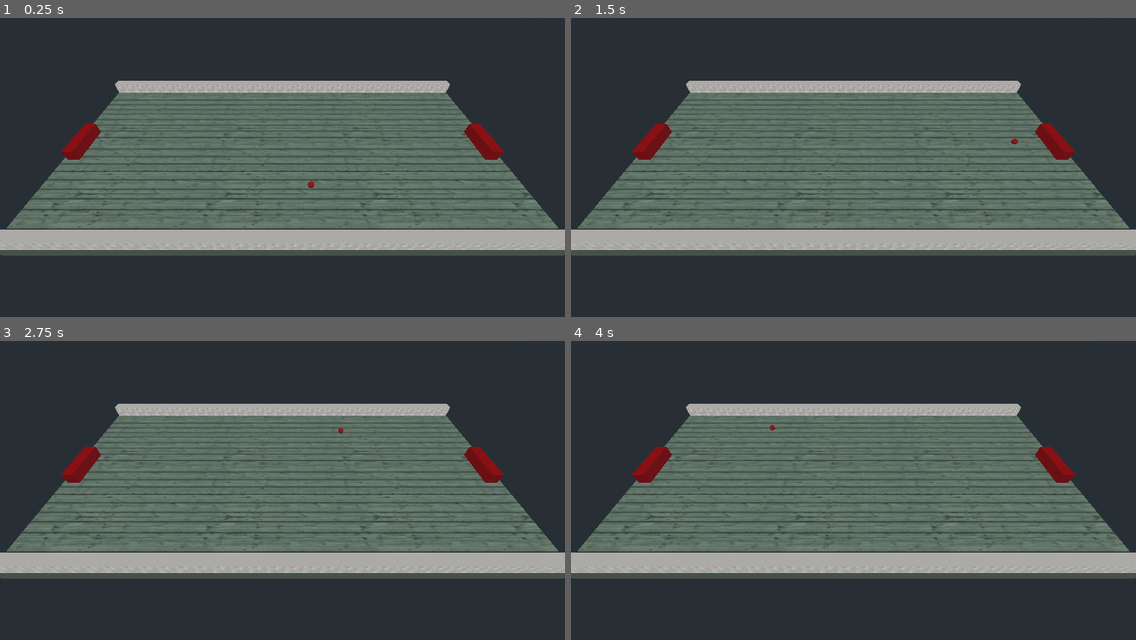
Above: before the commit, frames 1-4 (two rows, left to right).
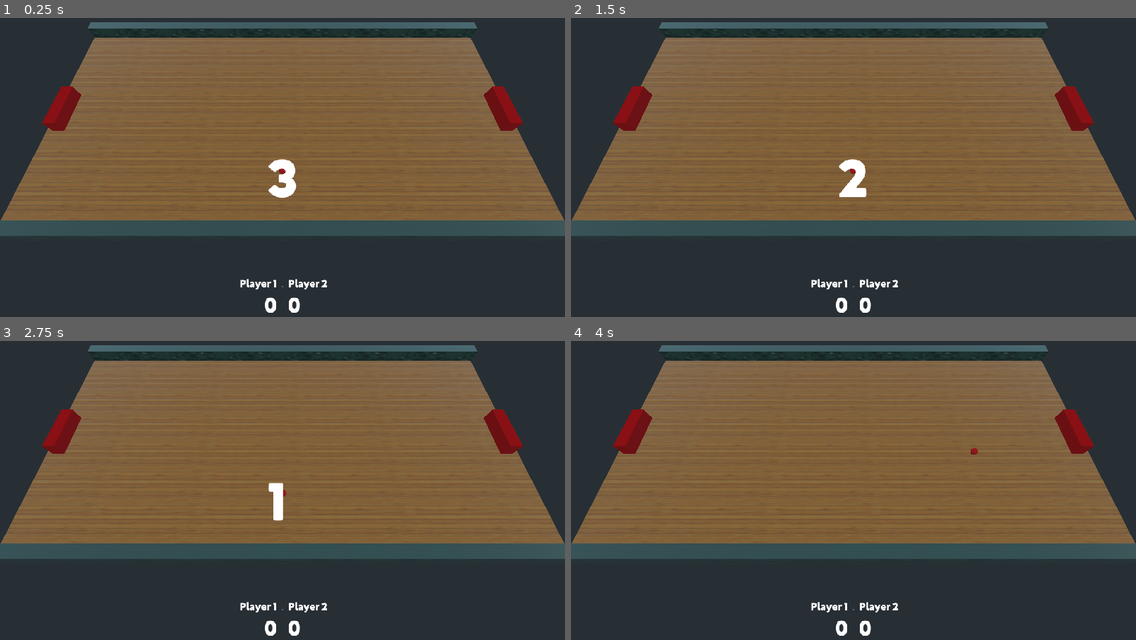
Above: after the commit, the same moments.

Repository: skarjalainen/godot-pong3d
Game: Godot game, scene res://src/Root.tscn
Two runs of this game, one before a commit and one after it. Both use one fixed random seed, a clock stepped at 60 frames per second and the inputs below.
Inputs:
- Up to frame 1 (0.25 s): no input
- Up to frame 2 (1.5 s): tap Enter at 0.5 s; tap Space at 1.25 s
- Up to frame 3 (2.75 s): no input
- Up to frame 4 (4 s): tap Enter at 2.75 s; tap Space at 3.5 s

The runs differ from the first frame. In frame 1, 65% of the frame differs, in the area x 0-100%, y 1-99%; in frame 2, 65%; in frame 3, 65%; in frame 4, 65%.

Commit message:
Add textures, HUD, start counter

Diff:
--- a/project.godot
+++ b/project.godot
@@ -12,7 +12,7 @@
 "base": "KinematicBody",
 "class": "Player",
 "language": "GDScript",
-"path": "res://src/Players/Player.gd"
+"path": "res://src/Actors/Player.gd"
 } ]
 _global_script_class_icons={
 "Player": ""
@@ -23,6 +23,10 @@
 config/name="Pong3D"
 run/main_scene="res://src/Root.tscn"
 config/icon="res://icon.png"
+
+[gui]
+
+theme/custom="res://res/themes/main.tres"
 
 [input]
 
--- /dev/null
+++ b/res/fonts/Neufreit-ExtraBold.tres
@@ -0,0 +1,6 @@
+[gd_resource type="DynamicFont" load_steps=2 format=2]
+
+[ext_resource path="res://res/fonts/Neufreit-ExtraBold.otf" type="DynamicFontData" id=1]
+
+[resource]
+font_data = ExtResource( 1 )
--- a/res/materials/visual/wall.tres
+++ b/res/materials/visual/wall.tres
@@ -1,8 +1,5 @@
-[gd_resource type="SpatialMaterial" load_steps=2 format=2]
-
-[ext_resource path="res://res/images/RockWall.jpg" type="Texture" id=1]
+[gd_resource type="SpatialMaterial" format=2]
 
 [resource]
 flags_unshaded = true
-albedo_texture = ExtResource( 1 )
 uv1_scale = Vector3( 100, 2, 1 )
--- /dev/null
+++ b/res/themes/main.tres
@@ -0,0 +1,6 @@
+[gd_resource type="Theme" load_steps=2 format=2]
+
+[ext_resource path="res://res/fonts/Neufreit-ExtraBold.tres" type="DynamicFont" id=1]
+
+[resource]
+default_font = ExtResource( 1 )
--- /dev/null
+++ b/src/Actors/Ball.tscn
@@ -0,0 +1,35 @@
+[gd_scene load_steps=7 format=2]
+
+[ext_resource path="res://src/Actors/Ball.gd" type="Script" id=1]
+
+
+[sub_resource type="PhysicsMaterial" id=5]
+friction = 0.0
+bounce = 1.0
+
+[sub_resource type="SphereShape" id=6]
+radius = 0.25
+
+[sub_resource type="SphereMesh" id=7]
+
+[sub_resource type="Skin" id=8]
+
+[sub_resource type="SpatialMaterial" id=9]
+albedo_color = Color( 0.921569, 0.0784314, 0.0784314, 1 )
+
+[node name="Ball" type="RigidBody"]
+transform = Transform( 1, 0, 0, 0, 1, 0, 0, 0, 1, 6, 1, 0 )
+mass = 91.8367
+physics_material_override = SubResource( 5 )
+linear_velocity = Vector3( -4, 0, -10 )
+linear_damp = 0.0
+script = ExtResource( 1 )
+
+[node name="CollisionShape" type="CollisionShape" parent="."]
+shape = SubResource( 6 )
+
+[node name="MeshInstance" type="MeshInstance" parent="."]
+transform = Transform( 0.278657, 0, 0, 0, 0.278657, 0, 0, 0, 0.278657, 0, 0, 0 )
+mesh = SubResource( 7 )
+skin = SubResource( 8 )
+material/0 = SubResource( 9 )
--- a/src/Players/Player.tscn
+++ b/src/Actors/Player.tscn
@@ -1,6 +1,7 @@
 [gd_scene load_steps=5 format=2]
 
-[ext_resource path="res://src/Players/Player.gd" type="Script" id=1]
+[ext_resource path="res://src/Actors/Player.gd" type="Script" id=1]
+
 
 [sub_resource type="BoxShape" id=1]
 extents = Vector3( 2, 0.5, 0.5 )
--- /dev/null
+++ b/src/Elements/Floor.tscn
@@ -0,0 +1,47 @@
+[gd_scene load_steps=10 format=2]
+
+[ext_resource path="res://res/textures/wood_normal.png" type="Texture" id=1]
+[ext_resource path="res://res/textures/wood_roughness.png" type="Texture" id=2]
+[ext_resource path="res://res/textures/wood_height.png" type="Texture" id=3]
+[ext_resource path="res://res/textures/wood_baseColor.png" type="Texture" id=4]
+[ext_resource path="res://res/textures/wood_ambientOcclusion.png" type="Texture" id=5]
+
+[sub_resource type="PhysicsMaterial" id=1]
+friction = 0.0
+
+[sub_resource type="BoxShape" id=2]
+extents = Vector3( 10, 0.5, 20 )
+
+[sub_resource type="SpatialMaterial" id=3]
+albedo_color = Color( 1, 0.815686, 0.501961, 1 )
+albedo_texture = ExtResource( 4 )
+roughness_texture = ExtResource( 2 )
+normal_enabled = true
+normal_scale = 1.0
+normal_texture = ExtResource( 1 )
+ao_enabled = true
+ao_light_affect = 0.0
+ao_texture = ExtResource( 5 )
+ao_on_uv2 = false
+ao_texture_channel = 0
+depth_enabled = true
+depth_scale = 0.05
+depth_deep_parallax = false
+depth_flip_tangent = false
+depth_flip_binormal = false
+depth_texture = ExtResource( 3 )
+uv1_scale = Vector3( 20, 10, 0 )
+
+[sub_resource type="CubeMesh" id=4]
+material = SubResource( 3 )
+size = Vector3( 20, 1, 40 )
+
+[node name="Floor" type="StaticBody"]
+physics_material_override = SubResource( 1 )
+
+[node name="CollisionShape" type="CollisionShape" parent="."]
+shape = SubResource( 2 )
+
+[node name="MeshInstance" type="MeshInstance" parent="."]
+mesh = SubResource( 4 )
+material/0 = null
--- /dev/null
+++ b/src/Elements/Wall.tscn
@@ -0,0 +1,27 @@
+[gd_scene load_steps=7 format=2]
+
+[ext_resource path="res://res/textures/Marble 13_baseColor.jpeg" type="Texture" id=1]
+[ext_resource path="res://res/textures/Marble 13_roughness.jpeg" type="Texture" id=2]
+[ext_resource path="res://res/materials/physics/bounce.tres" type="PhysicsMaterial" id=3]
+
+[sub_resource type="BoxShape" id=1]
+extents = Vector3( 0.5, 0.5, 20 )
+
+[sub_resource type="SpatialMaterial" id=2]
+albedo_texture = ExtResource( 1 )
+roughness_texture = ExtResource( 2 )
+uv1_scale = Vector3( 20, 1, 1 )
+
+[sub_resource type="CubeMesh" id=3]
+material = SubResource( 2 )
+size = Vector3( 1, 2, 40 )
+
+[node name="Wall2" type="StaticBody"]
+physics_material_override = ExtResource( 3 )
+
+[node name="CollisionShape" type="CollisionShape" parent="."]
+shape = SubResource( 1 )
+
+[node name="MeshInstance" type="MeshInstance" parent="."]
+mesh = SubResource( 3 )
+material/0 = null
--- /dev/null
+++ b/src/Levels/Level1.tscn
@@ -0,0 +1,36 @@
+[gd_scene load_steps=7 format=2]
+
+[ext_resource path="res://src/Elements/Wall.tscn" type="PackedScene" id=4]
+[ext_resource path="res://src/Actors/Ball.tscn" type="PackedScene" id=5]
+[ext_resource path="res://src/Actors/Player.tscn" type="PackedScene" id=6]
+[ext_resource path="res://src/Elements/Floor.tscn" type="PackedScene" id=7]
+
+[sub_resource type="PhysicsMaterial" id=1]
+friction = 0.0
+
+[sub_resource type="PhysicsMaterial" id=2]
+friction = 0.0
+bounce = 1.0
+
+[node name="Level1" type="Spatial"]
+
+[node name="Boundaries" type="Spatial" parent="."]
+
+[node name="Wall1" parent="Boundaries" instance=ExtResource( 4 )]
+transform = Transform( 1, 0, 0, 0, 1, 0, 0, 0, 1, -10.5, 0.5, 0 )
+
+[node name="Wall2" parent="Boundaries" instance=ExtResource( 4 )]
+transform = Transform( 1, 0, 0, 0, 1, 0, 0, 0, 1, 10.5, 0.5, 0 )
+
+[node name="Floor" parent="Boundaries" instance=ExtResource( 7 )]
+physics_material_override = SubResource( 1 )
+
+[node name="Ball" parent="." instance=ExtResource( 5 )]
+physics_material_override = SubResource( 2 )
+
+[node name="Player1" parent="." instance=ExtResource( 6 )]
+transform = Transform( 1, 0, 0, 0, 1, 0, 0, 0, 1, 0, 1, 19 )
+
+[node name="Player2" parent="." instance=ExtResource( 6 )]
+transform = Transform( 1, 0, 0, 0, 1, 0, 0, 0, 1, 0, 1, -19 )
+player_id = "p2"
--- a/src/Root.tscn
+++ b/src/Root.tscn
@@ -1,109 +1,133 @@
-[gd_scene load_steps=17 format=2]
+[gd_scene load_steps=10 format=2]
 
-[ext_resource path="res://res/materials/visual/wall.tres" type="Material" id=1]
-[ext_resource path="res://res/materials/physics/bounce.tres" type="PhysicsMaterial" id=2]
-[ext_resource path="res://src/Players/Player.tscn" type="PackedScene" id=3]
-[ext_resource path="res://src/Ball.gd" type="Script" id=4]
-[ext_resource path="res://res/images/WoodPlanks.jpg" type="Texture" id=5]
+[ext_resource path="res://src/Levels/Level1.tscn" type="PackedScene" id=1]
+[ext_resource path="res://src/UI/StartCounter.gd" type="Script" id=2]
+[ext_resource path="res://res/themes/main.tres" type="Theme" id=3]
+[ext_resource path="res://res/fonts/Neufreit-ExtraBold.otf" type="DynamicFontData" id=4]
 
-[sub_resource type="BoxShape" id=1]
-extents = Vector3( 0.5, 0.5, 20 )
+[sub_resource type="DynamicFont" id=4]
+size = 100
+font_data = ExtResource( 4 )
 
-[sub_resource type="CubeMesh" id=2]
-material = ExtResource( 1 )
-size = Vector3( 1, 1, 40 )
+[sub_resource type="DynamicFont" id=1]
+size = 20
+font_data = ExtResource( 4 )
 
-[sub_resource type="PhysicsMaterial" id=3]
-friction = 0.0
+[sub_resource type="DynamicFont" id=5]
+size = 40
+font_data = ExtResource( 4 )
 
-[sub_resource type="BoxShape" id=4]
-extents = Vector3( 20, 0.5, 10 )
+[sub_resource type="DynamicFont" id=2]
+size = 20
+font_data = ExtResource( 4 )
 
-[sub_resource type="SpatialMaterial" id=12]
-albedo_color = Color( 0.847059, 0.823529, 0.729412, 1 )
-albedo_texture = ExtResource( 5 )
-uv1_scale = Vector3( 10, 5, 0 )
-
-[sub_resource type="CubeMesh" id=5]
-material = SubResource( 12 )
-size = Vector3( 40, 1, 21 )
-
-[sub_resource type="PhysicsMaterial" id=7]
-friction = 0.0
-bounce = 1.0
-
-[sub_resource type="SphereShape" id=8]
-radius = 0.25
-
-[sub_resource type="SphereMesh" id=9]
-
-[sub_resource type="Skin" id=10]
-
-[sub_resource type="SpatialMaterial" id=11]
-albedo_color = Color( 0.921569, 0.0784314, 0.0784314, 1 )
+[sub_resource type="DynamicFont" id=3]
+size = 40
+font_data = ExtResource( 4 )
 
 [node name="Root" type="Spatial"]
 
-[node name="Level" type="Spatial" parent="."]
-
-[node name="Boundaries" type="Spatial" parent="Level"]
-
-[node name="Wall1" type="StaticBody" parent="Level/Boundaries"]
-transform = Transform( 1, 0, 0, 0, 1, 0, 0, 0, 1, -10, 1, 0 )
-physics_material_override = ExtResource( 2 )
-
-[node name="CollisionShape" type="CollisionShape" parent="Level/Boundaries/Wall1"]
-shape = SubResource( 1 )
-
-[node name="MeshInstance" type="MeshInstance" parent="Level/Boundaries/Wall1"]
-mesh = SubResource( 2 )
-material/0 = ExtResource( 1 )
-
-[node name="Wall2" type="StaticBody" parent="Level/Boundaries"]
-transform = Transform( 1, 0, 0, 0, 1, 0, 0, 0, 1, 10, 1, 0 )
-physics_material_override = ExtResource( 2 )
-
-[node name="CollisionShape" type="CollisionShape" parent="Level/Boundaries/Wall2"]
-shape = SubResource( 1 )
-
-[node name="MeshInstance" type="MeshInstance" parent="Level/Boundaries/Wall2"]
-mesh = SubResource( 2 )
-material/0 = null
-
-[node name="Floor" type="StaticBody" parent="Level/Boundaries"]
-transform = Transform( -1.62921e-07, 0, 1, 0, 1, 0, -1, 0, -1.62921e-07, 0, 0, 0 )
-physics_material_override = SubResource( 3 )
-
-[node name="CollisionShape" type="CollisionShape" parent="Level/Boundaries/Floor"]
-shape = SubResource( 4 )
-
-[node name="MeshInstance" type="MeshInstance" parent="Level/Boundaries/Floor"]
-mesh = SubResource( 5 )
-material/0 = null
-
-[node name="Ball" type="RigidBody" parent="Level"]
-transform = Transform( 1, 0, 0, 0, 1, 0, 0, 0, 1, 6, 1, 0 )
-mass = 91.8367
-physics_material_override = SubResource( 7 )
-linear_velocity = Vector3( -4, 0, -10 )
-linear_damp = 0.0
-script = ExtResource( 4 )
-
-[node name="CollisionShape" type="CollisionShape" parent="Level/Ball"]
-shape = SubResource( 8 )
-
-[node name="MeshInstance" type="MeshInstance" parent="Level/Ball"]
-transform = Transform( 0.278657, 0, 0, 0, 0.278657, 0, 0, 0, 0.278657, 0, 0, 0 )
-mesh = SubResource( 9 )
-skin = SubResource( 10 )
-material/0 = SubResource( 11 )
-
-[node name="Player1" parent="Level" instance=ExtResource( 3 )]
-transform = Transform( 1, 0, 0, 0, 1, 0, 0, 0, 1, 0, 1, 19 )
-
-[node name="Player2" parent="Level" instance=ExtResource( 3 )]
-transform = Transform( 1, 0, 0, 0, 1, 0, 0, 0, 1, 0, 1, -19 )
-player_id = "p2"
+[node name="Level1" parent="." instance=ExtResource( 1 )]
 
 [node name="Camera" type="Camera" parent="."]
-transform = Transform( -1.62921e-07, -0.766045, 0.642788, 0, 0.642788, 0.766045, -1, 1.24805e-07, -1.04723e-07, 17, 16, 0 )
+transform = Transform( -1.62921e-07, -0.906308, 0.422618, 0, 0.422618, 0.906308, -1, 1.47656e-07, -6.88533e-08, 14, 17, 0 )
+
+[node name="UI" type="Control" parent="."]
+anchor_right = 1.0
+anchor_bottom = 1.0
+theme = ExtResource( 3 )
+__meta__ = {
+"_edit_use_anchors_": false
+}
+
+[node name="StartCounter" type="MarginContainer" parent="UI"]
+pause_mode = 2
+anchor_left = 0.5
+anchor_top = 0.5
+anchor_right = 0.5
+anchor_bottom = 0.5
+margin_left = -27.5
+margin_top = -58.0
+margin_right = 27.5
+margin_bottom = 58.0
+script = ExtResource( 2 )
+__meta__ = {
+"_edit_use_anchors_": false
+}
+
+[node name="Value" type="Label" parent="UI/StartCounter"]
+margin_right = 55.0
+margin_bottom = 116.0
+custom_fonts/font = SubResource( 4 )
+text = "3"
+
+[node name="Timer" type="Timer" parent="UI/StartCounter"]
+
+[node name="HUD" type="MarginContainer" parent="UI"]
+anchor_top = 1.0
+anchor_right = 1.0
+anchor_bottom = 1.0
+margin_top = -138.0
+custom_constants/margin_right = 20
+custom_constants/margin_top = 20
+custom_constants/margin_left = 20
+custom_constants/margin_bottom = 20
+__meta__ = {
+"_edit_use_anchors_": false
+}
+
+[node name="ScoreContainer" type="HBoxContainer" parent="UI/HUD"]
+margin_left = 20.0
+margin_top = 20.0
+margin_right = 1004.0
+margin_bottom = 118.0
+custom_constants/separation = 20
+
+[node name="Player1" type="MarginContainer" parent="UI/HUD/ScoreContainer"]
+margin_right = 482.0
+margin_bottom = 98.0
+size_flags_horizontal = 3
+size_flags_vertical = 3
+
+[node name="DataContainer" type="VBoxContainer" parent="UI/HUD/ScoreContainer/Player1"]
+margin_right = 482.0
+margin_bottom = 98.0
+
+[node name="Name" type="Label" parent="UI/HUD/ScoreContainer/Player1/DataContainer"]
+margin_right = 482.0
+margin_bottom = 23.0
+custom_fonts/font = SubResource( 1 )
+text = "Player 1"
+align = 2
+
+[node name="Score" type="Label" parent="UI/HUD/ScoreContainer/Player1/DataContainer"]
+margin_top = 27.0
+margin_right = 482.0
+margin_bottom = 74.0
+custom_fonts/font = SubResource( 5 )
+text = "0"
+align = 2
+
+[node name="Player2" type="MarginContainer" parent="UI/HUD/ScoreContainer"]
+margin_left = 502.0
+margin_right = 984.0
+margin_bottom = 98.0
+size_flags_horizontal = 3
+size_flags_vertical = 3
+
+[node name="DataContainer" type="VBoxContainer" parent="UI/HUD/ScoreContainer/Player2"]
+margin_right = 482.0
+margin_bottom = 98.0
+
+[node name="Name" type="Label" parent="UI/HUD/ScoreContainer/Player2/DataContainer"]
+margin_right = 482.0
+margin_bottom = 23.0
+custom_fonts/font = SubResource( 2 )
+text = "Player 2"
+
+[node name="Score" type="Label" parent="UI/HUD/ScoreContainer/Player2/DataContainer"]
+margin_top = 27.0
+margin_right = 482.0
+margin_bottom = 74.0
+custom_fonts/font = SubResource( 3 )
+text = "0"
--- /dev/null
+++ b/src/UI/StartCounter.gd
@@ -0,0 +1,32 @@
+extends MarginContainer
+
+const START_VALUE = 3
+var value = START_VALUE
+onready var label = get_node("Value")
+onready var timer = get_node("Timer")
+
+# Called when the node enters the scene tree for the first time.
+func _ready():
+	timer.connect("timeout", self, "_on_Timer_timeout")
+	startCounter()
+
+func updateCounterValue():
+	label.text = var2str(value)
+
+func startCounter():
+	value = START_VALUE
+	updateCounterValue()
+	label.visible = true
+	timer.start()
+	get_tree().paused = true
+
+func stopCounter():
+	timer.stop()
+	label.visible = false
+	get_tree().paused = false
+
+func _on_Timer_timeout():
+	value -= 1
+	updateCounterValue()
+	if value == 0:
+		stopCounter()
--- a/src/test'.tscn
+++ /dev/null
@@ -1,147 +0,0 @@
-[gd_scene load_steps=17 format=2]
-
-[ext_resource path="res://res/materials/visual/wall.tres" type="Material" id=1]
-[ext_resource path="res://res/materials/physics/bounce.tres" type="PhysicsMaterial" id=2]
-[ext_resource path="res://src/Players/Player.tscn" type="PackedScene" id=3]
-
-[sub_resource type="BoxShape" id=1]
-extents = Vector3( 0.5, 0.5, 15 )
-
-[sub_resource type="CubeMesh" id=2]
-material = ExtResource( 1 )
-size = Vector3( 1, 1, 30 )
-
-[sub_resource type="PhysicsMaterial" id=3]
-friction = 0.0
-
-[sub_resource type="BoxShape" id=4]
-extents = Vector3( 10, 0.5, 15 )
-
-[sub_resource type="CubeMesh" id=5]
-size = Vector3( 21, 1, 30 )
-
-[sub_resource type="SpatialMaterial" id=6]
-albedo_color = Color( 0.588235, 0.662745, 1, 1 )
-
-[sub_resource type="PhysicsMaterial" id=7]
-friction = 0.0
-bounce = 1.0
-
-[sub_resource type="SphereShape" id=8]
-radius = 0.25
-
-[sub_resource type="SphereMesh" id=9]
-
-[sub_resource type="Skin" id=10]
-
-[sub_resource type="SpatialMaterial" id=11]
-albedo_color = Color( 0.623529, 0.623529, 0.623529, 1 )
-metallic = 0.5
-
-[sub_resource type="Animation" id=12]
-resource_name = "test"
-length = 60.0
-tracks/0/type = "value"
-tracks/0/path = NodePath(".:transform")
-tracks/0/interp = 1
-tracks/0/loop_wrap = true
-tracks/0/imported = false
-tracks/0/enabled = true
-tracks/0/keys = {
-"times": PoolRealArray( 0, 10.9, 32.1, 42.067 ),
-"transitions": PoolRealArray( 1, 1, 1, 1 ),
-"update": 0,
-"values": [ Transform( -1.58877e-07, -0.790241, 0.612796, 3.60727e-08, 0.612796, 0.790241, -1, 1.47657e-07, -6.88533e-08, 24.4473, 20, 0 ), Transform( -1.28716e-07, -0.768071, 0.640364, 5.55216e-08, 0.640364, 0.768071, -1, 1.34417e-07, -3.97807e-08, 14.4912, 15.8493, 0 ), Transform( -2.83122e-07, -1, 1.60446e-07, -2.82908e-08, 1.60446e-07, 1, -1, 2.83122e-07, -2.82909e-08, -0.775928, 18.131, 0 ), Transform( 1.05676e-08, -0.0648632, -0.997894, -1.62578e-07, 0.997894, -0.0648632, 1, 1.62921e-07, 7.10543e-15, -18.9214, 4.62218, 0.0129452 ) ]
-}
-tracks/1/type = "value"
-tracks/1/path = NodePath(".:rotation_degrees")
-tracks/1/interp = 1
-tracks/1/loop_wrap = true
-tracks/1/imported = false
-tracks/1/enabled = true
-tracks/1/keys = {
-"times": PoolRealArray( 0, 10.9, 15.3, 19.9, 32.1, 42.067 ),
-"transitions": PoolRealArray( 1, 1, 1, 1, 1, 1 ),
-"update": 0,
-"values": [ Vector3( -24.484, 90, 6.66359e-06 ), Vector3( -50.181, 90, 4.96772e-06 ), Vector3( -50.181, 108.885, 4.96772e-06 ), Vector3( -50.181, 65.988, 4.96772e-06 ), Vector3( -90, -90, 0 ), Vector3( 3.719, -90, -9.33467e-06 ) ]
-}
-
-[sub_resource type="GDScript" id=13]
-script/source = "extends AnimationPlayer
-
-
-
-# Called when the node enters the scene tree for the first time.
-func _ready():
-	play(\"test\")
-
-"
-
-[node name="Root" type="Spatial"]
-
-[node name="Level" type="Spatial" parent="."]
-
-[node name="Boundaries" type="Spatial" parent="Level"]
-
-[node name="Wall1" type="StaticBody" parent="Level/Boundaries"]
-transform = Transform( 1, 0, 0, 0, 1, 0, 0, 0, 1, -10, 1, 0 )
-physics_material_override = ExtResource( 2 )
-
-[node name="CollisionShape" type="CollisionShape" parent="Level/Boundaries/Wall1"]
-shape = SubResource( 1 )
-
-[node name="MeshInstance" type="MeshInstance" parent="Level/Boundaries/Wall1"]
-mesh = SubResource( 2 )
-material/0 = ExtResource( 1 )
-
-[node name="Wall2" type="StaticBody" parent="Level/Boundaries"]
-transform = Transform( 1, 0, 0, 0, 1, 0, 0, 0, 1, 10, 1, 0 )
-physics_material_override = ExtResource( 2 )
-
-[node name="CollisionShape" type="CollisionShape" parent="Level/Boundaries/Wall2"]
-shape = SubResource( 1 )
-
-[node name="MeshInstance" type="MeshInstance" parent="Level/Boundaries/Wall2"]
-mesh = SubResource( 2 )
-material/0 = null
-
-[node name="Floor" type="StaticBody" parent="Level/Boundaries"]
-physics_material_override = SubResource( 3 )
-
-[node name="CollisionShape" type="CollisionShape" parent="Level/Boundaries/Floor"]
-shape = SubResource( 4 )
-
-[node name="MeshInstance" type="MeshInstance" parent="Level/Boundaries/Floor"]
-mesh = SubResource( 5 )
-material/0 = SubResource( 6 )
-
-[node name="Ball" type="RigidBody" parent="Level"]
-transform = Transform( 1, 0, 0, 0, 1, 0, 0, 0, 1, 0, 1, 0 )
-mass = 91.8367
-physics_material_override = SubResource( 7 )
-linear_velocity = Vector3( 0, 0, 10 )
-linear_damp = 0.0
-
-[node name="CollisionShape" type="CollisionShape" parent="Level/Ball"]
-shape = SubResource( 8 )
-
-[node name="MeshInstance" type="MeshInstance" parent="Level/Ball"]
-transform = Transform( 0.278657, 0, 0, 0, 0.278657, 0, 0, 0, 0.278657, 0, 0, 0 )
-mesh = SubResource( 9 )
-skin = SubResource( 10 )
-material/0 = SubResource( 11 )
-
-[node name="Player1" parent="Level" instance=ExtResource( 3 )]
-transform = Transform( 1, 0, 0, 0, 1, 0, 0, 0, 1, 0, 1, 14 )
-
-[node name="Player2" parent="Level" instance=ExtResource( 3 )]
-transform = Transform( 1, 0, 0, 0, 1, 0, 0, 0, 1, 0, 1, -14 )
-player_id = "p2"
-
-[node name="Camera" type="Camera" parent="."]
-transform = Transform( -9.19113e-08, -0.414439, 0.910077, 1.05843e-07, 0.910077, 0.414439, -1, 1.34417e-07, -3.97807e-08, 24.4473, 20, 0 )
-
-[node name="AnimationPlayer" type="AnimationPlayer" parent="Camera"]
-playback_process_mode = 0
-anims/test = SubResource( 12 )
-script = SubResource( 13 )
Binary file added: res/fonts/Neufreit-ExtraBold.otf
Binary file removed: res/images/RockWall.jpg
Binary file removed: res/images/WoodPlanks.jpg
Binary file added: res/textures/Marble 13_baseColor.jpeg
Not shown, added: res/textures/Marble 13_baseColor.jpeg.import
Binary file added: res/textures/Marble 13_glossiness.jpeg
Not shown, added: res/textures/Marble 13_glossiness.jpeg.import
Binary file added: res/textures/Marble 13_roughness.jpeg
Not shown, changed: res/textures/Marble 13_roughness.jpeg.import
Binary file added: res/textures/wood_ambientOcclusion.png
Not shown, added: res/textures/wood_ambientOcclusion.png.import
Binary file added: res/textures/wood_baseColor.png
(and 11 more such lines)
